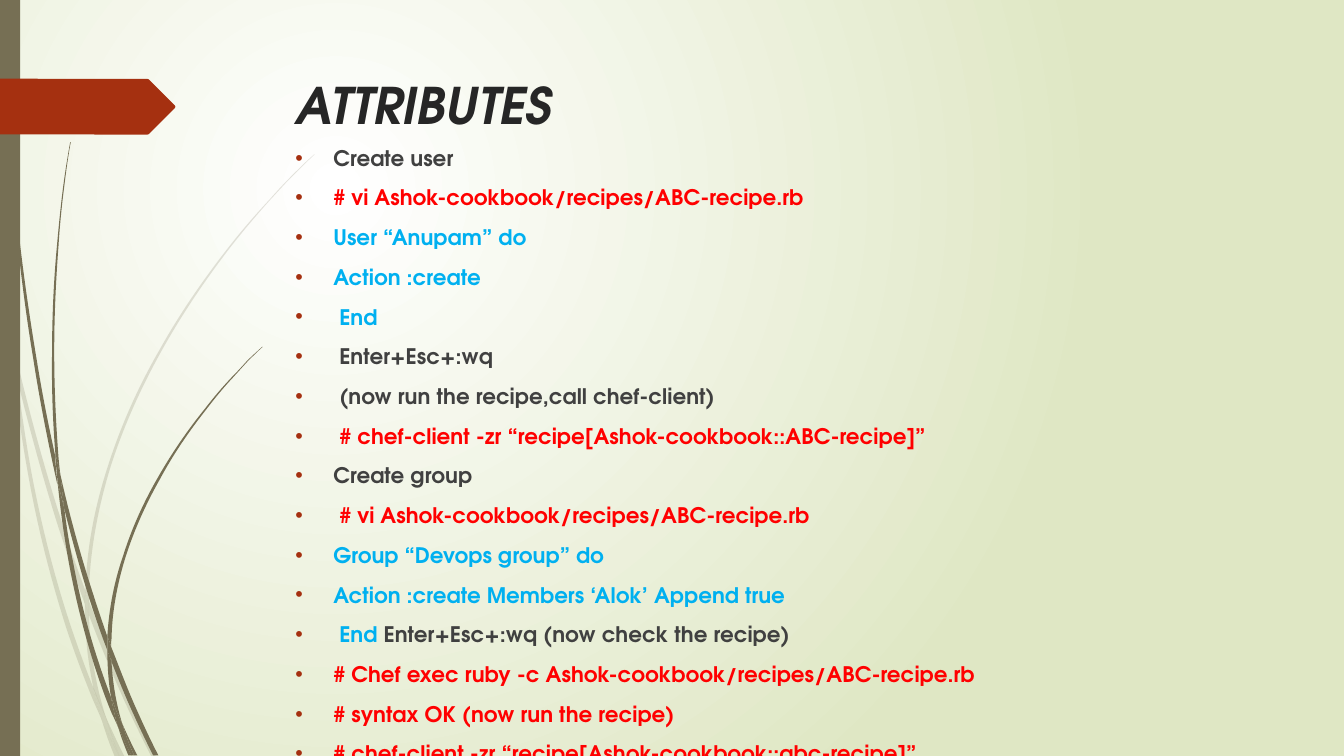
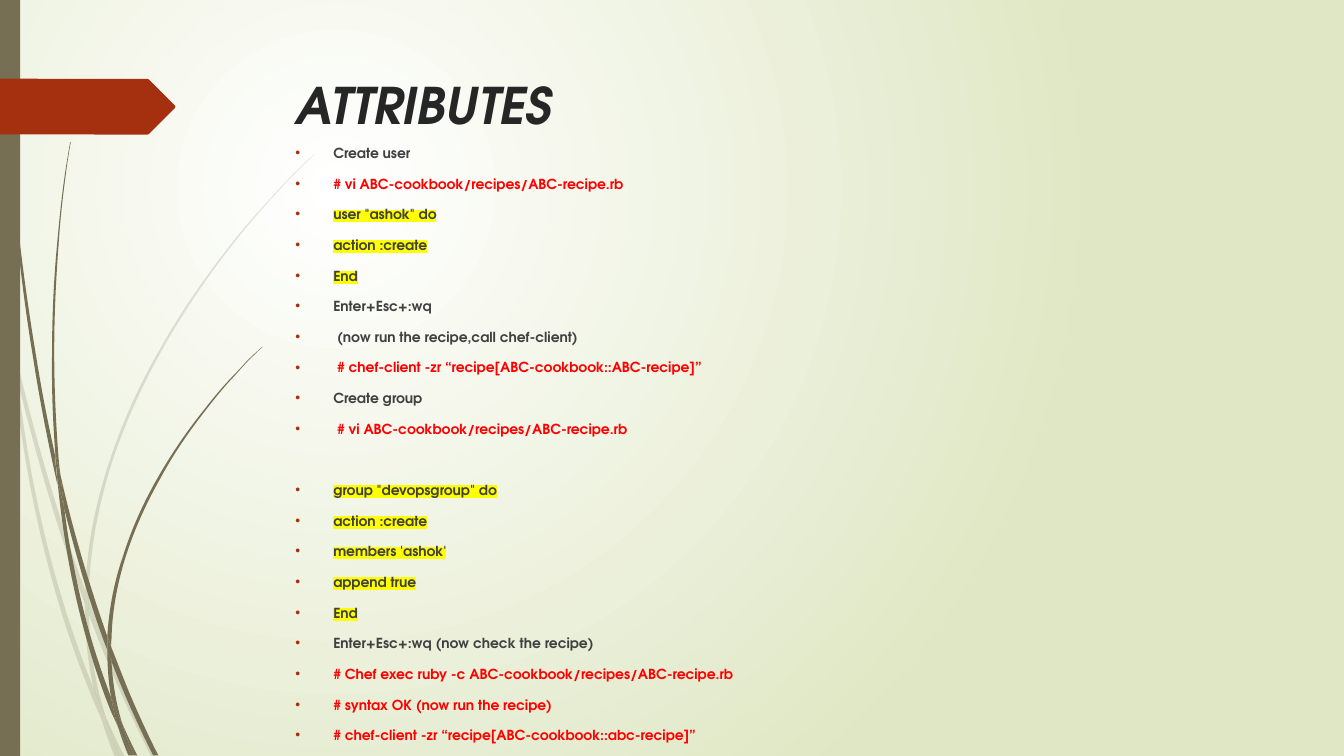
Before and after one commit to Ashok1012/test, a slide deck: slide 59 of DevOps.pptx. Drawn at 1344x756 pixels with LibreOffice and Linux fonts; fonts in the diff are those of the drawing. Boxes give left, top, right and bottom in pixels: in the first picture for what was removed or moved away, otherwise in the second. Text is boxed around its words. In the diff, an @@ line names an element or a change of style, - is before the commit and + after.

```diff
--- a/DevOps.pptx
+++ b/DevOps.pptx
@@ text at (333, 147, 578, 714): size 15.3 to 9.9 pt in "Create user", "End", "Enter+Esc+:wq", "(now run the recipe,call chef-client)" and 3 more places; text colour #00B0F0 to #404040, highlight none to #FFFF00 in "End" @@
@@ text at (333, 178, 624, 257): text changed; size 15.3 to 9.9 pt @@
-• # vi Ashok-cookbook/recipes/ABC-recipe.rb
-• User “Anupam” do
-• Action :create
+• # vi ABC-cookbook/recipes/ABC-recipe.rb
+• user "ashok" do
+• action :create
@@ text at (349, 361, 702, 376): text changed; size 15.3 to 9.9 pt @@
-• # chef-client -zr “recipe[Ashok-cookbook::ABC-recipe]”
+• # chef-client -zr “recipe[ABC-cookbook::ABC-recipe]”
@@ text at (333, 423, 733, 682): text changed; size 15.3 to 9.9 pt; text colour #FF0000 to #404040 @@
-• # vi Ashok-cookbook/recipes/ABC-recipe.rb
-• Group “Devops group” do
-• Action :create Members ‘Alok’ Append true
-• End Enter+Esc+:wq (now check the recipe)
-• # Chef exec ruby -c Ashok-cookbook/recipes/ABC-recipe.rb
+• # vi ABC-cookbook/recipes/ABC-recipe.rb
+• group "devopsgroup" do
+• action :create
+• members 'ashok'
+• append true
+• End
+• Enter+Esc+:wq (now check the recipe)
+• # Chef exec ruby -c ABC-cookbook/recipes/ABC-recipe.rb
@@ text at (345, 729, 696, 744): text changed; size 15.3 to 9.9 pt @@
-• # chef-client -zr “recipe[Ashok-cookbook::abc-recipe]”
+• # chef-client -zr “recipe[ABC-cookbook::abc-recipe]”
```
Also in this commit, not shown: 48 other slides changed, 9 slides added, 2 slides removed.
